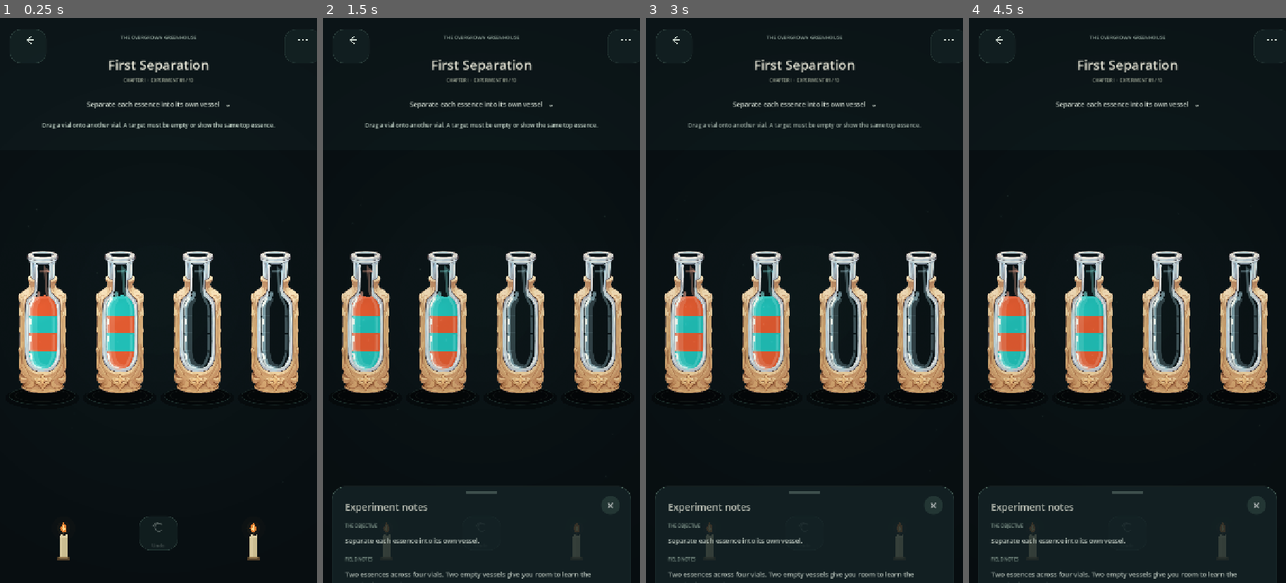
Above: before the commit, frames 1-4 (left to right).
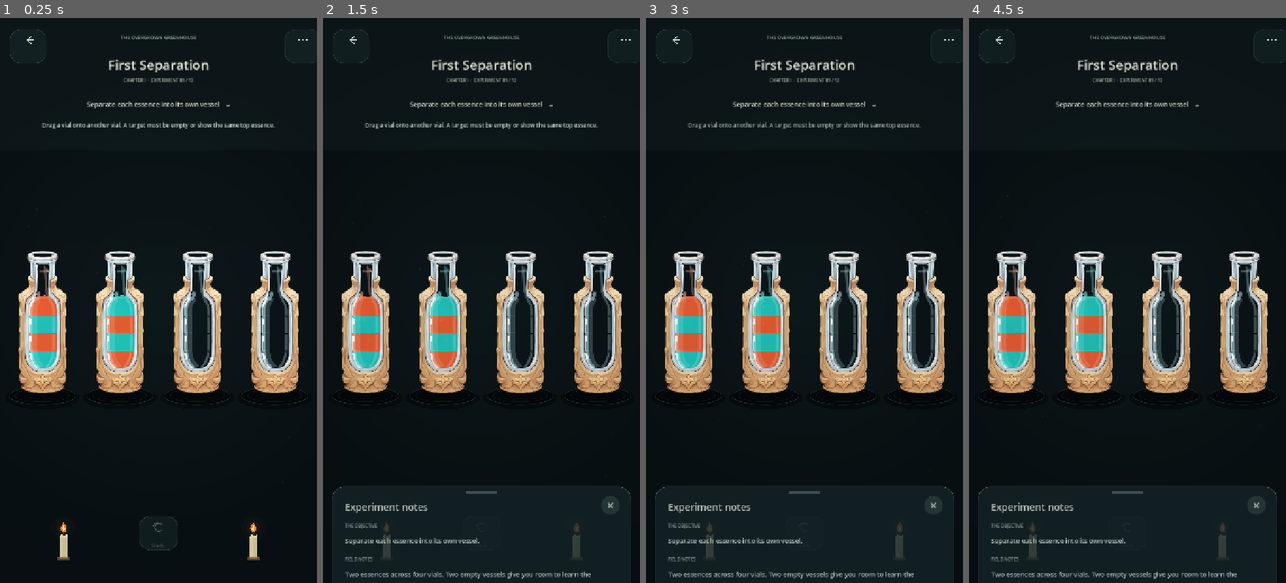
Above: after the commit, the same moments.

Repository: Kryodo/spell-sort-game
Game: Godot game, scene res://scenes/dark_sorting_slots_prototype.tscn
Two runs of this game, one before a commit and one after it. Both use one fixed random seed, a clock stepped at 60 frames per second and the inputs below. This scene is started directly instead of the project's main scene.
Inputs:
- Up to frame 1 (0.25 s): no input
- Up to frame 2 (1.5 s): click "Separate each essence into it…" at 0.5 s; click "×" at 1.25 s
- Up to frame 3 (3 s): click "Separate each essence into it…" at 2 s; click "×" at 2.75 s
- Up to frame 4 (4.5 s): click "Separate each essence into it…" at 3.5 s; click "×" at 4.25 s

The runs differ from the first frame. In frame 1, less than 0.1% of the frame differs, in the area x 10-90%, y 61-63%; in frame 2, less than 0.1%; in frame 3, less than 0.1%; in frame 4, less than 0.1%.

Commit message:
Restore original glass reflection profile independently of liquid fill

Diff:
--- a/scripts/asset_fantasy_alchemy_bottle.gd
+++ b/scripts/asset_fantasy_alchemy_bottle.gd
@@ -86,6 +86,7 @@
 
 var vial_art: Texture2D = DEFAULT_VIAL_ART
 var _window_profile := PackedVector3Array()
+var _reflection_profile := PackedVector3Array()
 var _window_top_ratio: float = 0.28
 var _window_bottom_ratio: float = 0.76
 var _reflection_bottom_ratio: float = 0.76
@@ -134,6 +135,7 @@
 
 func _build_inner_window_profile() -> void:
 	_window_profile.clear()
+	_reflection_profile.clear()
 	_window_top_contour.clear()
 	if vial_art == null:
 		return
@@ -259,6 +261,34 @@
 		push_warning("Vial renderer: chamber profile could not be sampled reliably.")
 		return
 
+	# Rebuild the original conservative profile specifically for glass strokes:
+	# original 8% lower-width cutoff and original 14-row smoothing throughout.
+	for sample_index in range(PROFILE_SAMPLES):
+		var t: float = float(sample_index) / float(PROFILE_SAMPLES - 1)
+		var sample_row: int = roundi(lerpf(float(chamber_top), float(reflection_chamber_bottom), t))
+		var sum_left: float = 0.0
+		var sum_right: float = 0.0
+		var sample_count: int = 0
+		for row in range(
+			maxi(chamber_top, sample_row - PROFILE_SMOOTH_RADIUS),
+			mini(reflection_chamber_bottom, sample_row + PROFILE_SMOOTH_RADIUS) + 1
+		):
+			if row_width[row] <= 0:
+				continue
+			sum_left += float(row_left[row])
+			sum_right += float(row_right[row] + 1)
+			sample_count += 1
+		if sample_count == 0:
+			continue
+		_reflection_profile.append(Vector3(
+			float(sample_row) / float(image_height),
+			(sum_left / float(sample_count)) / float(image_width),
+			(sum_right / float(sample_count)) / float(image_width)
+		))
+
+	if _reflection_profile.size() < 8:
+		_reflection_profile = _window_profile.duplicate()
+
 	# Extend slightly past the first/last transparent sample so the fill reaches
 	# underneath the anti-aliased chamber rim instead of leaving a hairline gap.
 	_window_top_ratio = maxf(0.0, _window_profile[0].x - 1.25 / float(image_height))
@@ -273,6 +303,7 @@
 
 	_texture_analysis_cache[cache_key] = {
 		"profile": _window_profile,
+		"reflection_profile": _reflection_profile,
 		"top_contour": _window_top_contour,
 		"top": _window_top_ratio,
 		"bottom": _window_bottom_ratio,
@@ -284,6 +315,7 @@
 
 func _apply_cached_analysis(analysis: Dictionary) -> void:
 	_window_profile = analysis["profile"]
+	_reflection_profile = analysis.get("reflection_profile", _window_profile).duplicate()
 	_window_top_contour = analysis.get("top_contour", PackedVector2Array())
 	_window_top_ratio = float(analysis["top"])
 	_window_bottom_ratio = float(analysis["bottom"])
@@ -1079,6 +1111,36 @@
 	draw_polyline(surface_points, surface_color, maxf(1.0, rect.size.x * 0.012), true)
 
 
+func _reflection_bounds_at(y_ratio: float) -> Vector2:
+	if _reflection_profile.is_empty():
+		return _window_bounds_at(y_ratio)
+	var profile_count: int = _reflection_profile.size()
+	var first: Vector3 = _reflection_profile[0]
+	if y_ratio <= first.x:
+		return Vector2(first.y, first.z)
+	var last: Vector3 = _reflection_profile[profile_count - 1]
+	if y_ratio >= last.x:
+		return Vector2(last.y, last.z)
+
+	var low_index: int = 0
+	var high_index: int = profile_count - 1
+	while high_index - low_index > 1:
+		var middle_index: int = (low_index + high_index) >> 1
+		if _reflection_profile[middle_index].x <= y_ratio:
+			low_index = middle_index
+		else:
+			high_index = middle_index
+
+	first = _reflection_profile[low_index]
+	last = _reflection_profile[high_index]
+	var span: float = maxf(0.000001, last.x - first.x)
+	var weight: float = clampf((y_ratio - first.x) / span, 0.0, 1.0)
+	return Vector2(
+		lerpf(first.y, last.y, weight),
+		lerpf(first.z, last.z, weight)
+	)
+
+
 func _chamber_edge_points(
 	rect: Rect2,
 	left_side: bool,
@@ -1092,7 +1154,7 @@
 		var amount: float = float(index) / float(SAMPLE_COUNT - 1)
 		var profile_ratio: float = lerpf(start_ratio, end_ratio, amount)
 		var y_ratio: float = lerpf(_window_top_ratio, _reflection_bottom_ratio, profile_ratio)
-		var bounds: Vector2 = _window_bounds_at(y_ratio)
+		var bounds: Vector2 = _reflection_bounds_at(y_ratio)
 		var edge_ratio: float = bounds.x if left_side else bounds.y
 		var x: float = rect.position.x + rect.size.x * edge_ratio
 		x += inset if left_side else -inset
